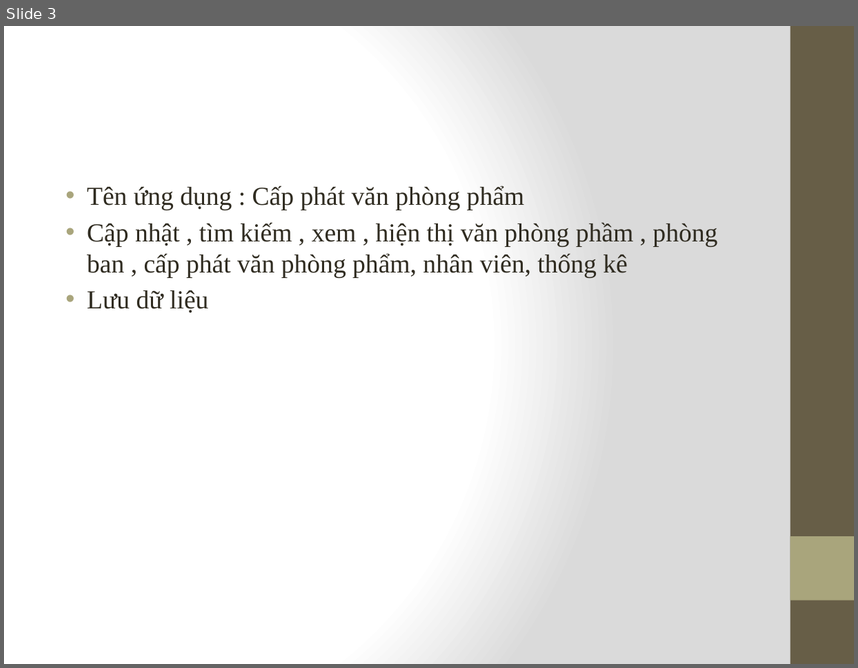
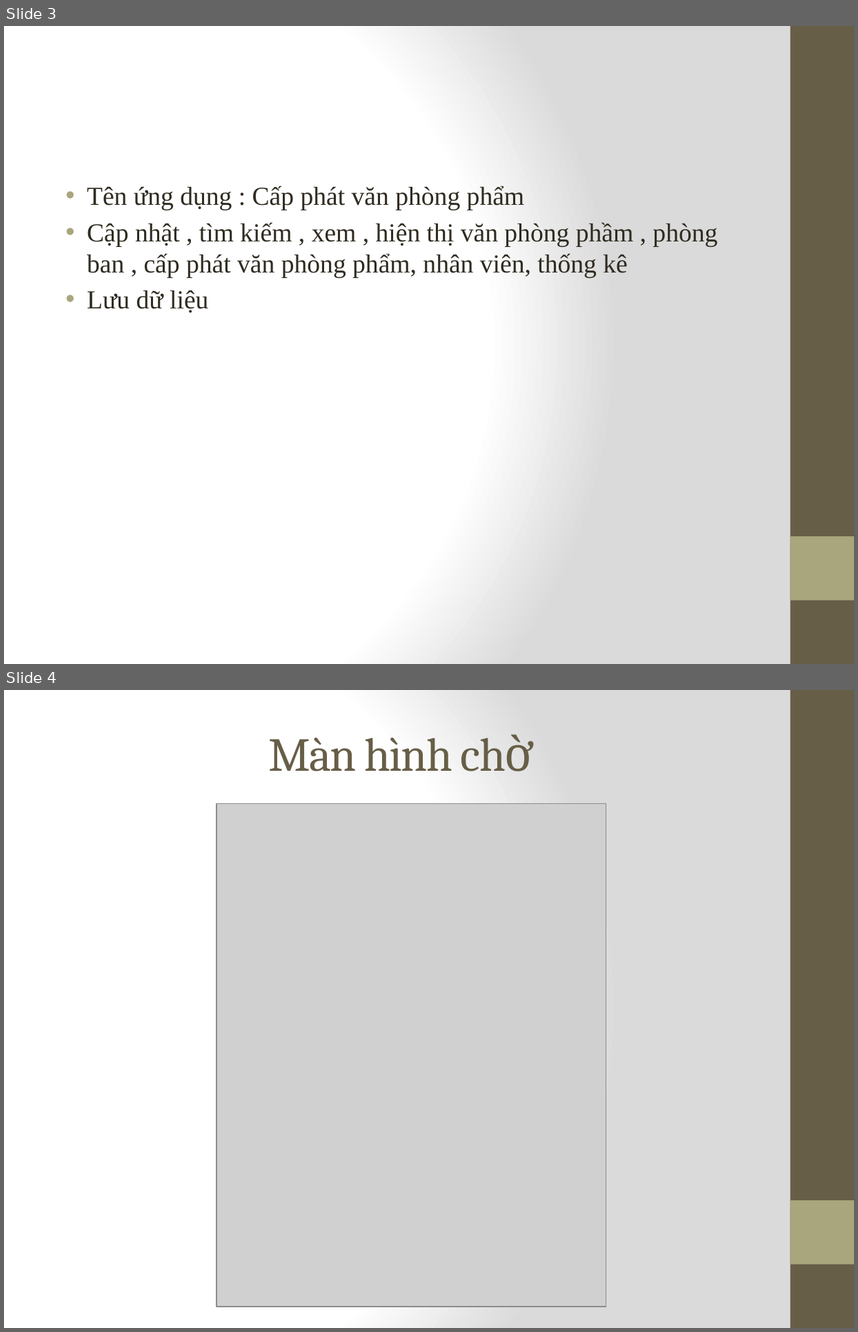
Before and after one commit to thien414/DD2, a slide deck: Baocao.pptx. Shown one above the other, each under a label of ours: slide 3 before the commit, slides 3 and 4 after it. The pictures are 858x668 and 858x1332 pixels, drawn with LibreOffice and Linux fonts; fonts in the diff are those of the drawing; grey boxes stand for pictures. Boxes give left, top, right and bottom in pixels: in the first picture for what was removed or moved away, otherwise in the second. Text is boxed around its words. In the diff, an @@ line names an element or a change of style, - is before the commit and + after.

```diff
--- a/Baocao.pptx
+++ b/Baocao.pptx
@@ slide 4 added at (4,690,854,1328), background gradient #FFFFFF to #DADADA; not listed: 2 template elements that a slide beside it also shows @@
@@ title added at (268,734,533,771), 40 pt, text #675E47 @@
+Màn hình chờ
@@ picture added at (217,803,606,1306) @@
```
Also in this commit, not shown: 1 slide changed, 11 other slides added, 11 slides removed.
